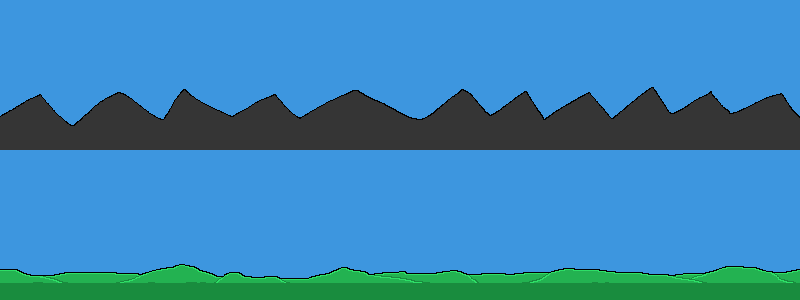
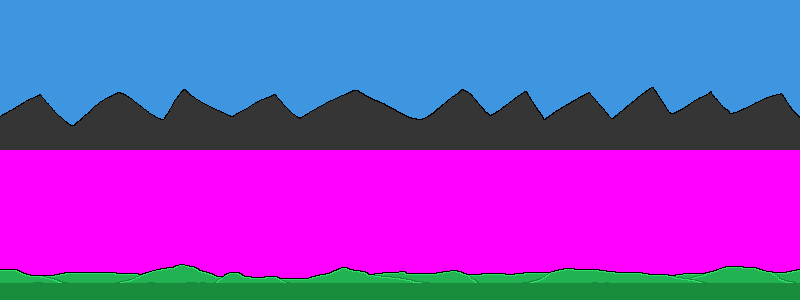
Comparing the layer stacks of the two w=800, h=300 images. Changes:
painted on "Background" over (x1=0, y1=150, x2=800, y2=278)
